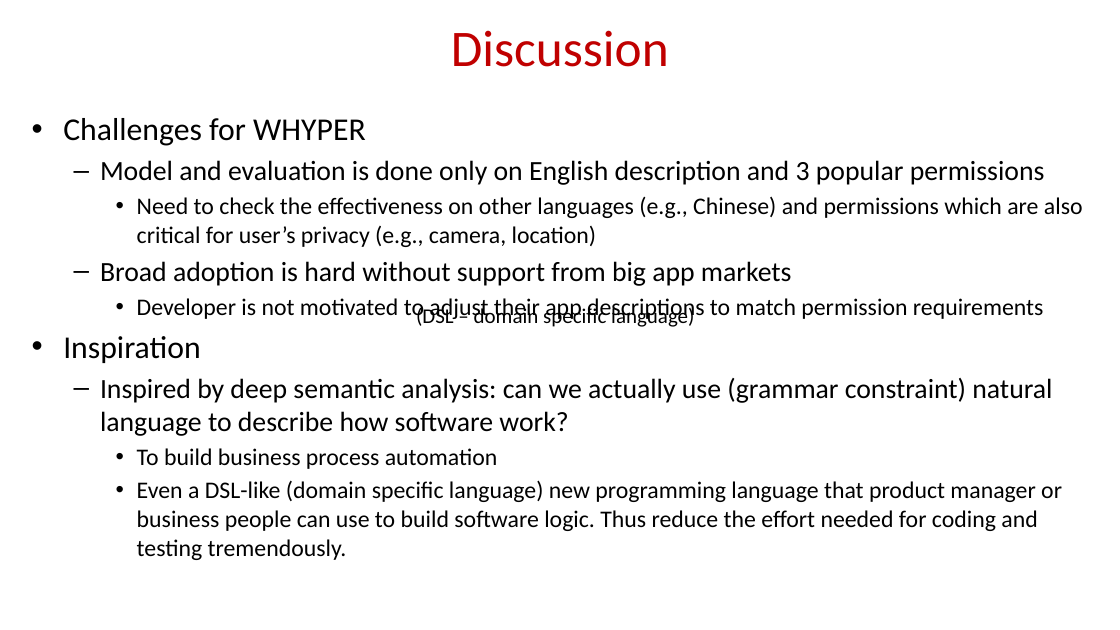
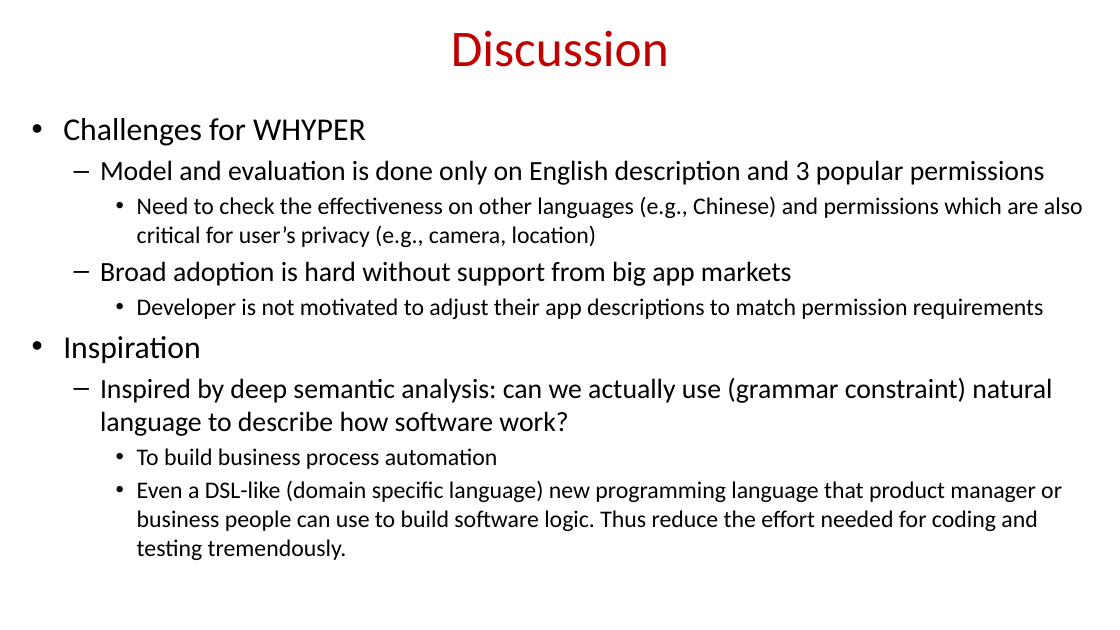
Before and after one commit to geesimon/cs598_dm_cap, a slide deck: slide 26 of papers/cs598dm-presentation-WHYPER Towards Automating Risk Assessment of Mobile Applications.pdf.pptx. Drawn at 1120x630 pixels with LibreOffice and Linux fonts; fonts in the diff are those of the drawing; background and template pictures are left out. Boxes give left, top, right and bottom in pixels: in the first picture for what was removed or moved away, otherwise in the second. Text is boxed around its words. In the diff, an @@ line names an element or a change of style, - is before the commit and + after.

Commit message:
animate ppt

```diff
--- a/papers/cs598dm-presentation-WHYPER Towards Automating Risk Assessment of Mobile Applications.pdf.pptx
+++ b/papers/cs598dm-presentation-WHYPER Towards Automating Risk Assessment of Mobile Applications.pdf.pptx
@@ text removed at (x1=372, y1=305, x2=544, y2=502) @@
-(DSL – domain specific language)
```
